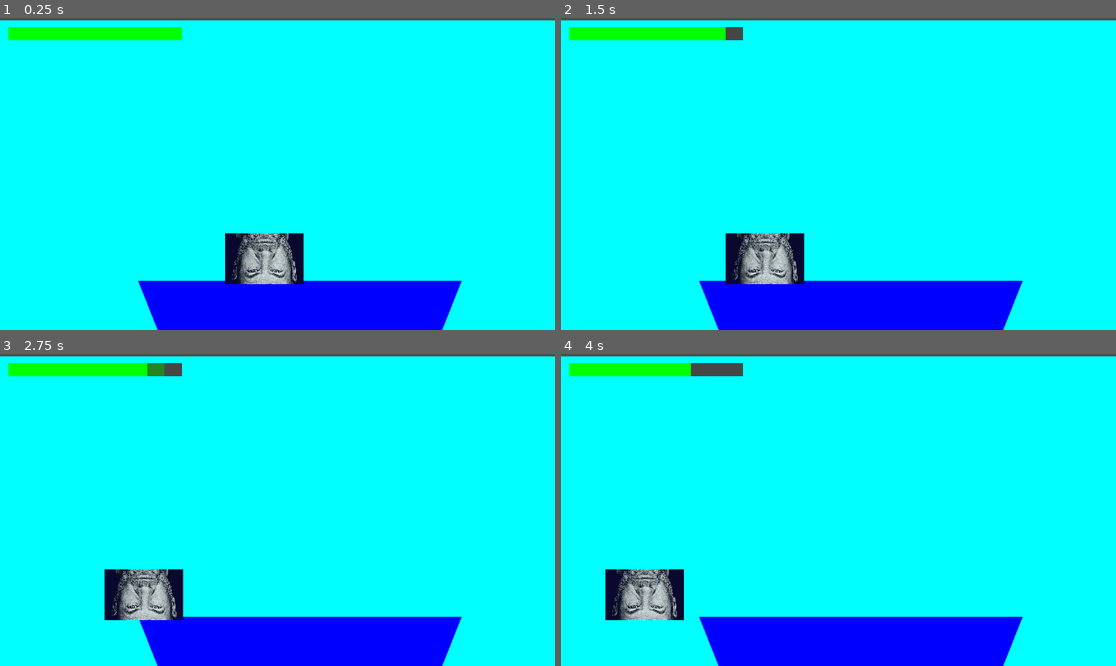
Above: before the commit, frames 1-4 (two rows, left to right).
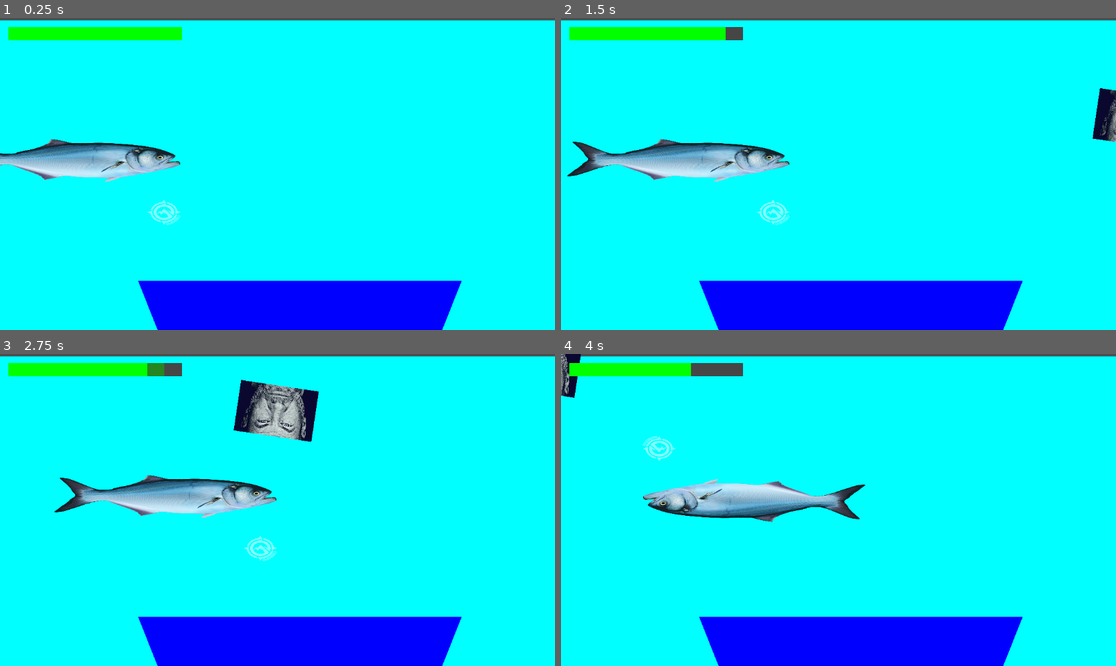
Above: after the commit, the same moments.

Repository: ZozoAFK/Pfish
Game: Godot game, scene res://Proto/Scene/World.tscn
Two runs of this game, one before a commit and one after it. Both use one fixed random seed, a clock stepped at 60 frames per second and the inputs below. The engine's default icon, where the game draws it, is replaced by a stand-in: a white triangle on a blue panel in a dark square.
Inputs:
- Up to frame 1 (0.25 s): no input
- Up to frame 2 (1.5 s): tap Enter (ui_accept) at 0.5, 0.77 s; hold Right (Fleche_droite) from 0.53 s (still down); tap Space (SPACE) at 0.6, 1.35 s
- Up to frame 3 (2.75 s): tap Enter (ui_accept) at 1.52 s; release Right (Fleche_droite) at 2.03 s; hold Left (Fleche_Gauche) from 2.03 s (still down); tap Space (SPACE) at 2.1 s
- Up to frame 4 (4 s): release Left (Fleche_Gauche) at 2.78 s; hold Right (Fleche_droite) from 2.78 s (still down); tap Space (SPACE) at 2.85, 3.6 s; tap Enter (ui_accept) at 3.02, 3.77 s

The runs differ from the first frame. In frame 1, 5.4% of the frame differs, in the area x 0-55%, y 38-86%; in frame 2, 6.4%; in frame 3, 8.2%, in the area x 9-58%, y 8-86%; in frame 4, 6.2%.

Commit message:
correction code ronde de pierre

Diff:
--- /dev/null
+++ b/Preproto/Script/fish.gd
@@ -0,0 +1,88 @@
+extends CharacterBody2D
+
+enum State { RONDE, POURSUITE, COMBAT }
+var etat_actuel = State.RONDE
+
+var joueur : Node2D = null
+var player : Player = null
+
+@export var waypoints: Array[Vector2] = []
+
+
+@export var speed: float = 80.0 # Vitesse en pixels/seconde
+
+
+@export var ping_pong: bool = false # false = boucle circulaire | true = aller-retour
+
+var _current_wp: int = 0
+var _direction: int  = 1   # utilisé seulement en ping-pong
+
+@onready var _sprite: Sprite2D = $Sprite2D
+
+
+
+
+func _ready() -> void:
+	joueur = $"../Hamecon" # adapte le chemin
+	if waypoints.is_empty():
+		push_warning("Fish '" + name + "' : aucun waypoint défini !")
+		return
+	global_position = waypoints[0]
+
+func _physics_process(delta: float) -> void:
+
+	match etat_actuel:
+		State.RONDE:
+			ronde(delta)
+		State.POURSUITE:
+			_poursuivre(delta)
+		State.COMBAT:
+			pass
+
+
+func ronde (delta)->void:
+
+	if waypoints.is_empty():
+		return
+	var target: Vector2 = waypoints[_current_wp]
+	var diff: Vector2   = target - global_position
+	if diff.length() < 4.0:
+		_advance_waypoint()
+		return
+	velocity = diff.normalized() * speed
+	look_at(waypoints[_current_wp])
+	move_and_slide()
+	# Retourne le sprite selon le sens de déplacement
+
+
+
+func _advance_waypoint() -> void:
+	if ping_pong:
+		_current_wp += _direction
+		if _current_wp >= waypoints.size() or _current_wp < 0:
+			_direction *= -1
+			_current_wp += _direction * 2
+			_current_wp = clamp(_current_wp, 0, waypoints.size() - 1)
+	else:
+		_current_wp = (_current_wp + 1) % waypoints.size()
+
+func _poursuivre(delta):
+	look_at(joueur.position)
+	var direction = (joueur.position - position).normalized()
+	position += direction * speed * delta
+
+func _on_area_2d_body_entered(body: Node2D) -> void:
+	print("2")
+	if body is Player :
+		if player == null :
+			etat_actuel = State.POURSUITE
+			player = body
+			print("found")
+
+func _on_area_2d_body_exited(body: Node2D) -> void:
+	print("1")
+	if body is Player :
+		if player == body :
+			etat_actuel = State.RONDE
+			player = null
+			print("lose")
--- a/Proto/Scene/World.tscn
+++ b/Proto/Scene/World.tscn
@@ -2,6 +2,7 @@
 
 [ext_resource type="PackedScene" uid="uid://dxgagnxjrsaci" path="res://Proto/Scene/Hamecon.tscn" id="1_tyl2u"]
 [ext_resource type="PackedScene" uid="uid://cb21rdpxstbwb" path="res://Proto/Scene/Poisson.tscn" id="2_x5aal"]
+[ext_resource type="PackedScene" uid="uid://cifinp4ojoo6v" path="res://Proto/Scene/ronde-fish.tscn" id="3_cd8ja"]
 
 [sub_resource type="QuadMesh" id="QuadMesh_x5aal"]
 
@@ -25,4 +26,9 @@
 position = Vector2(-524, -83)
 
 [node name="Poisson" parent="." unique_id=485619004 instance=ExtResource("2_x5aal")]
-position = Vector2(550, 500)
+position = Vector2(1908, 320)
+
+[node name="Fish" parent="." unique_id=1014845878 instance=ExtResource("3_cd8ja")]
+position = Vector2(248, 360)
+speed = 80.0
+ping_pong = false
--- /dev/null
+++ b/Proto/Scene/ronde-fish.tscn
@@ -0,0 +1,34 @@
+[gd_scene format=3 uid="uid://cifinp4ojoo6v"]
+
+[ext_resource type="Script" uid="uid://bxsjgpe4feke2" path="res://Preproto/Script/fish.gd" id="1_r7e72"]
+[ext_resource type="Texture2D" uid="uid://dpd3ysbn2i1xh" path="res://fish.png" id="2_e7gdg"]
+
+[sub_resource type="CapsuleShape2D" id="CapsuleShape2D_umbcw"]
+radius = 24.0
+height = 110.0
+
+[sub_resource type="RectangleShape2D" id="RectangleShape2D_b3wvt"]
+size = Vector2(372.5, 53.5)
+
+[node name="Fish" type="CharacterBody2D" unique_id=1014845878]
+script = ExtResource("1_r7e72")
+waypoints = Array[Vector2]([Vector2(100, 300), Vector2(400, 300)])
+
+[node name="Sprite2D" type="Sprite2D" parent="." unique_id=457894007]
+scale = Vector2(0.2959375, 0.22416666)
+texture = ExtResource("2_e7gdg")
+
+[node name="CollisionShape2D" type="CollisionShape2D" parent="." unique_id=1499095222]
+position = Vector2(418, 282)
+shape = SubResource("CapsuleShape2D_umbcw")
+
+[node name="Area2D" type="Area2D" parent="." unique_id=1832562489]
+collision_layer = 8
+collision_mask = 2
+
+[node name="CollisionShape2D" type="CollisionShape2D" parent="Area2D" unique_id=1019708265]
+position = Vector2(374, -4)
+shape = SubResource("RectangleShape2D_b3wvt")
+
+[connection signal="body_entered" from="Area2D" to="." method="_on_area_2d_body_entered"]
+[connection signal="body_exited" from="Area2D" to="." method="_on_area_2d_body_exited"]
--- a/Proto/Script/poisson.gd
+++ b/Proto/Script/poisson.gd
@@ -1,7 +1,7 @@
 extends Node2D
 
 enum State { RONDE, POURSUITE, COMBAT }
-var etat_actuel = State.RONDE
+var etat_actuel = State.COMBAT
 
 @export var vitesse = 100.0
 @export var point_1 = Vector2(500, 500)  # destination en mode ronde
@@ -23,7 +23,7 @@
 var can_dash = false #switch qui definit si on peut dash ou pas (avec pour timer le temps entre deux dash)
 var position_depard
 @export var max_endurance = 3 # nombre de dash maximum que le poisson a
-@export var dash_speed = 300 #vitesse du dash
+@export var dash_speed = 1000 #vitesse du dash
 @export var time_min = 0 #temps minimum entre deux dash
 @export var time_max = 5 #temps maximum entre deux dash
 @export var time_endurance = 5 #temps pour recupere l'endurance lorsqu on n en a plus
@@ -40,7 +40,7 @@
 	joueur = $"../Hamecon"  # adapte le chemin
 
 func _process(delta):
-	print(position)
+	#print(position)
 	match etat_actuel:
 		State.RONDE:
 			_faire_ronde(delta)
--- a/fish.gd
+++ /dev/null
@@ -1,57 +0,0 @@
-extends CharacterBody2D
-
-
-
-
-@export var waypoints: Array[Vector2] = []
-
-## Vitesse en pixels/seconde
-@export var speed: float = 80.0
-
-## false = boucle circulaire | true = aller-retour
-@export var ping_pong: bool = false
-
-var _current_wp: int = 0
-var _direction: int  = 1   # utilisé seulement en ping-pong
-
-@onready var _sprite: Sprite2D = $Sprite2D
-
-
-func _ready() -> void:
-	if waypoints.is_empty():
-		push_warning("Fish '" + name + "' : aucun waypoint défini !")
-		return
-	global_position = waypoints[0]
-
-
-func _physics_process(_delta: float) -> void:
-	if waypoints.is_empty():
-		return
-
-	var target: Vector2 = waypoints[_current_wp]
-	var diff: Vector2   = target - global_position
-
-	if diff.length() < 4.0:
-		_advance_waypoint()
-		return
-
-	velocity = diff.normalized() * speed
-	move_and_slide()
-
-	# Retourne le sprite selon le sens de déplacement
-	if _sprite:
-		if velocity.x > 0.01:
-			_sprite.flip_h = false
-		elif velocity.x < -0.01:
-			_sprite.flip_h = true
-
-
-func _advance_waypoint() -> void:
-	if ping_pong:
-		_current_wp += _direction
-		if _current_wp >= waypoints.size() or _current_wp < 0:
-			_direction *= -1
-			_current_wp += _direction * 2
-			_current_wp = clamp(_current_wp, 0, waypoints.size() - 1)
-	else:
-		_current_wp = (_current_wp + 1) % waypoints.size()
--- a/pierre_test_asset/ronde-fish.tscn
+++ /dev/null
@@ -1,21 +0,0 @@
-[gd_scene format=3 uid="uid://c3bsns00uhwyl"]
-
-[ext_resource type="Script" uid="uid://bxsjgpe4feke2" path="res://fish.gd" id="1_r7e72"]
-[ext_resource type="Texture2D" uid="uid://dpd3ysbn2i1xh" path="res://fish.png" id="2_e7gdg"]
-
-[sub_resource type="CapsuleShape2D" id="CapsuleShape2D_umbcw"]
-radius = 24.0
-height = 110.0
-
-[node name="Fish" type="CharacterBody2D" unique_id=1014845878]
-script = ExtResource("1_r7e72")
-waypoints = Array[Vector2]([Vector2(100, 300), Vector2(400, 300)])
-
-[node name="Sprite2D" type="Sprite2D" parent="." unique_id=457894007]
-position = Vector2(363.99988, 70.99988)
-scale = Vector2(0.2959375, 0.22416666)
-texture = ExtResource("2_e7gdg")
-
-[node name="CollisionShape2D" type="CollisionShape2D" parent="." unique_id=1499095222]
-position = Vector2(418, 282)
-shape = SubResource("CapsuleShape2D_umbcw")
Renamed: fish.gd.uid -> Preproto/Script/fish.gd.uid
